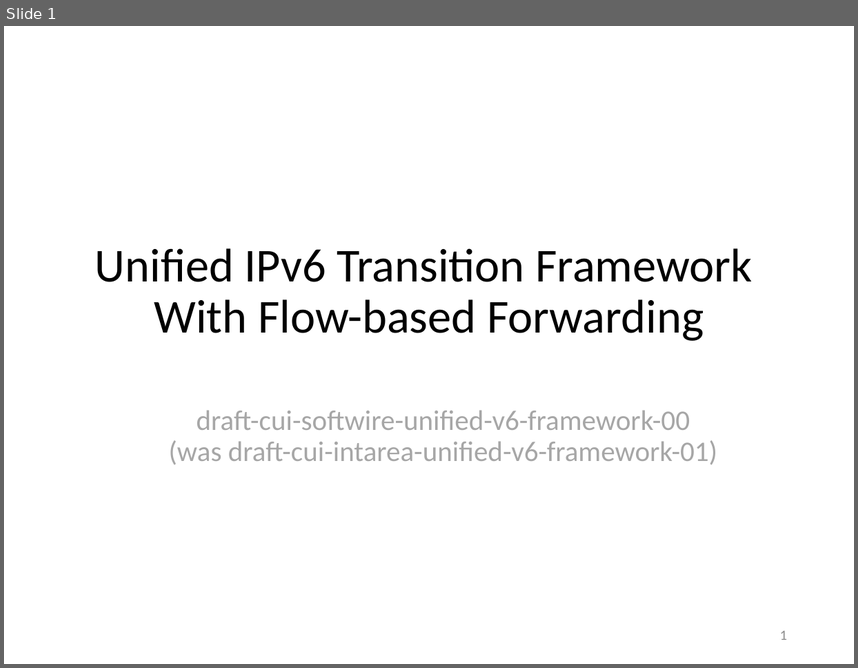
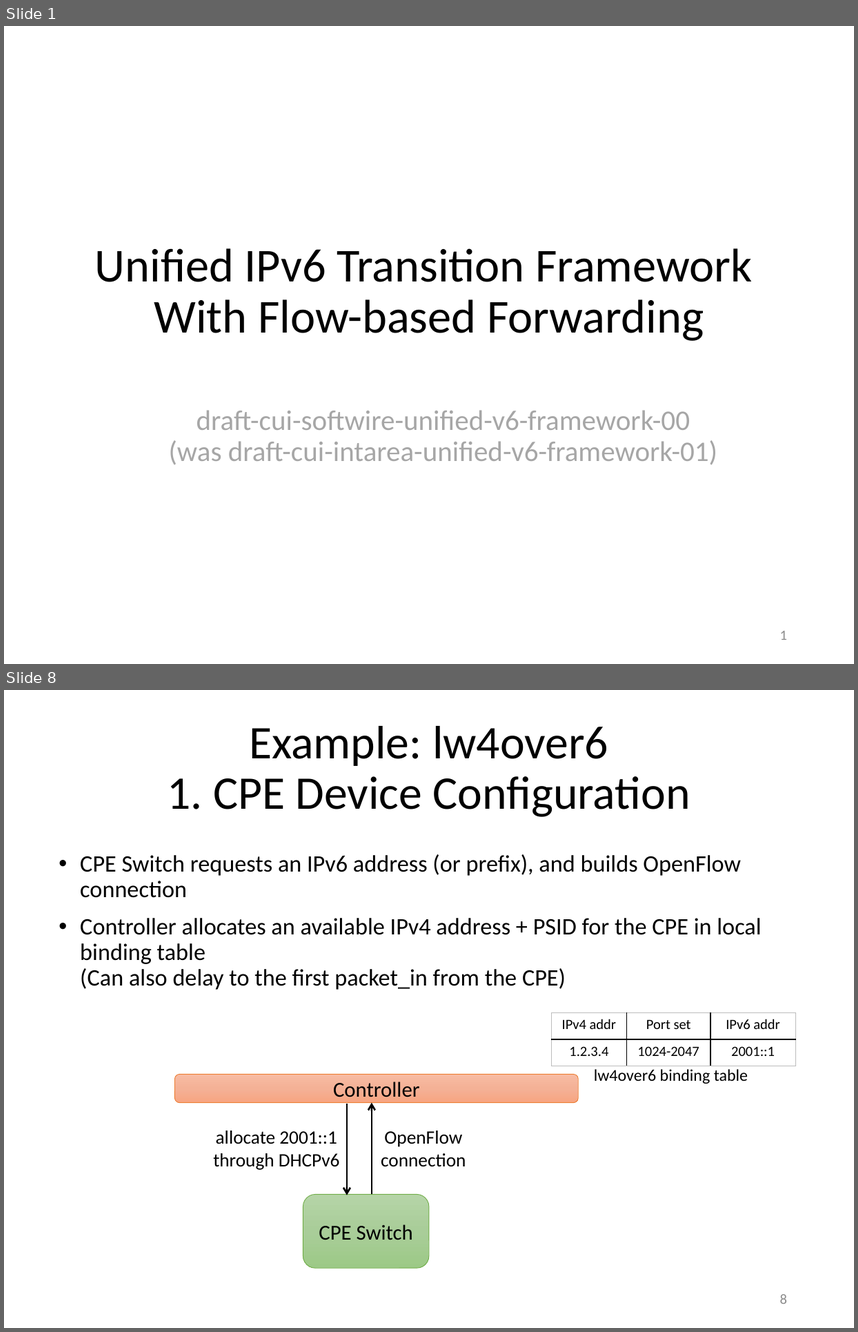
Before and after one commit to gnocuil/draft-sdn, a slide deck: Unified IPv6 Transition Framework With Flow-based Forwarding.pptx. Shown one above the other, each under a label of ours: slide 1 before the commit, slides 1 and 8 after it; the slides between them are not shown. The pictures are 858x668 and 858x1332 pixels, drawn with LibreOffice and Linux fonts; fonts in the diff are those of the drawing. Boxes give left, top, right and bottom in pixels: in the first picture for what was removed or moved away, otherwise in the second. Text is boxed around its words. In the diff, an @@ line names an element or a change of style, - is before the commit and + after.

```diff
--- a/Unified IPv6 Transition Framework With Flow-based Forwarding.pptx
+++ b/Unified IPv6 Transition Framework With Flow-based Forwarding.pptx
@@ slide 8 added at box(4, 690, 854, 1328), background #FFFFFF @@
@@ title added at box(168, 726, 690, 817), 39.6 pt, text #000000 @@
+Example: lw4over6
+1. CPE Device Configuration
@@ text added at box(80, 854, 761, 989), 20 pt, text #000000 @@
+• CPE Switch requests an IPv6 address (or prefix), and builds OpenFlow connection
+• Controller allocates an available IPv4 address + PSID for the CPE in local binding table
+  (Can also delay to the first packet_in from the CPE)
@@ table added at box(551, 1013, 795, 1066), 2 rows, 3 columns @@
+IPv4 addr | Port set | IPv6 addr
+1.2.3.4 | 1024-2047 | 2001::1
@@ rounded rectangle added at box(175, 1074, 579, 1103), fill gradient #F7BDA5 to #F5B196 to #F8A582, outline #ED7D31 0.5 pt, 18 pt, text #000000 @@
+Controller
@@ text added at box(594, 1069, 748, 1083), 14 pt, text #000000 @@
+lw4over6 binding table
@@ arrow added from (346, 1103) to (346, 1195), #000000 1.5 pt @@
@@ arrow added from (372, 1194) to (372, 1103), #000000 1.5 pt @@
@@ text added at box(213, 1130, 340, 1170), 16 pt, text #000000 @@
+allocate 2001::1
+through DHCPv6
@@ text added at box(381, 1130, 466, 1167), 16 pt, text #000000 @@
+OpenFlow
+connection
@@ rounded rectangle added at box(303, 1194, 429, 1268), fill gradient #B5D5A7 to #AACE9A to #9CC987, outline #70AD47 0.5 pt, 18 pt, text #000000 @@
+CPE Switch
@@ page number added at box(780, 1294, 787, 1303), 12 pt, text #8C8C8C @@
+8
```
Also in this commit, not shown: 6 slides changed, 4 other slides added, 3 slides removed.
